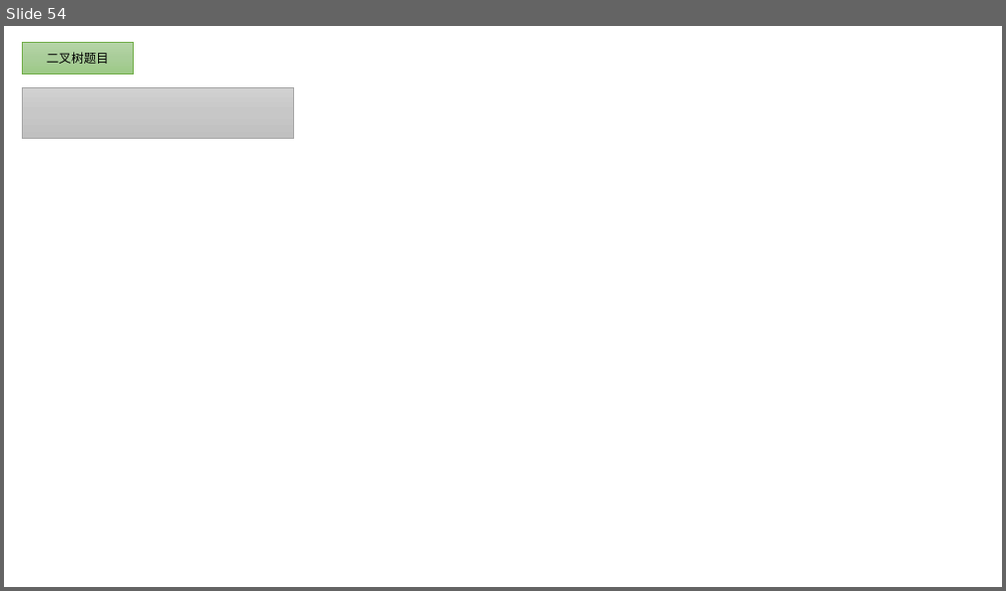
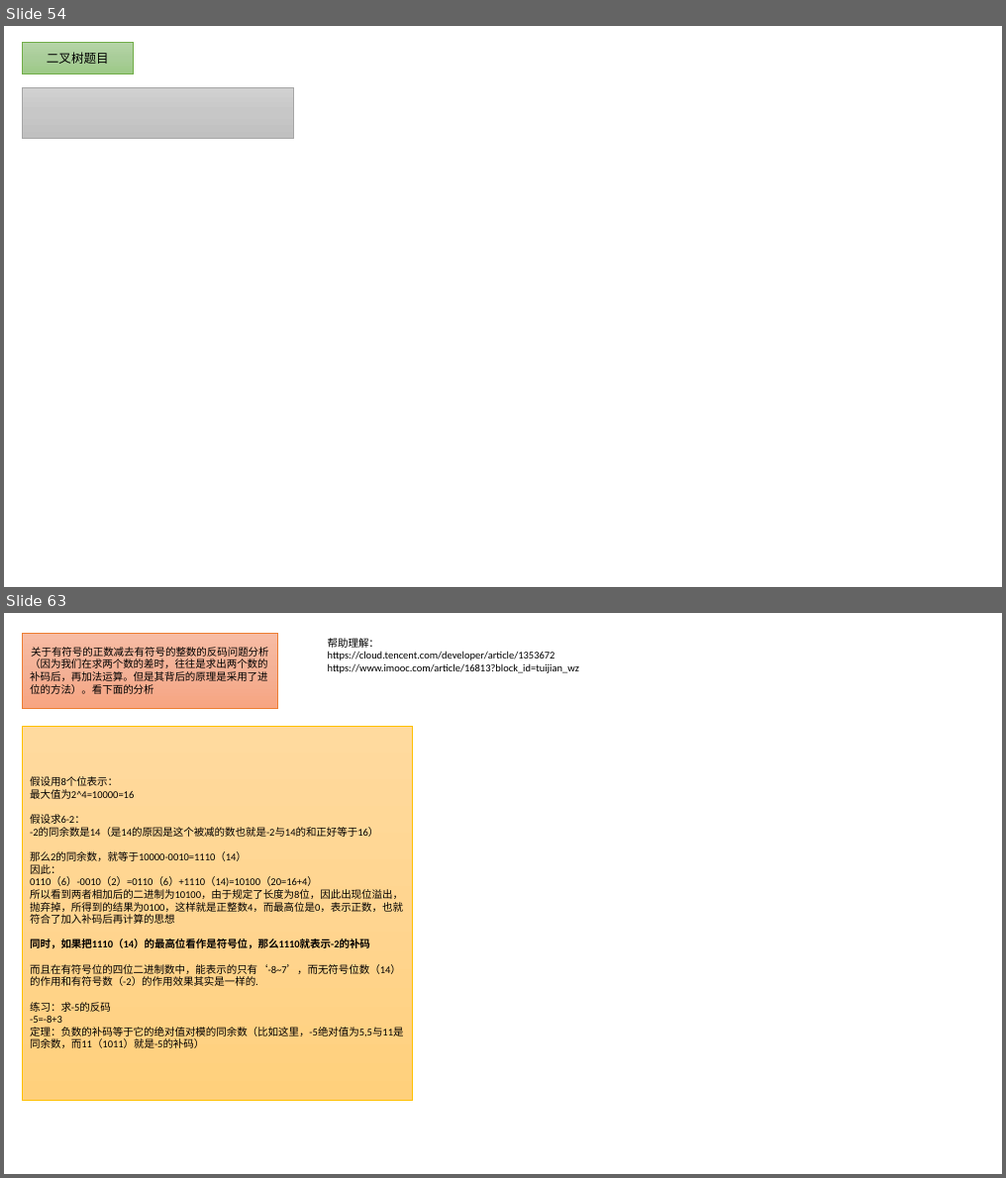
Before and after one commit to nda1992/Reading_Books_Notebook, a slide deck: images/画图PPT.pptx. Shown one above the other, each under a label of ours: slide 54 before the commit, slides 54 and 63 after it; the slides between them are not shown. The pictures are 1006x591 and 1006x1178 pixels, drawn with LibreOffice and Linux fonts; fonts in the diff are those of the drawing. Boxes give left, top, right and bottom in pixels: in the first picture for what was removed or moved away, otherwise in the second. Text is boxed around its words. In the diff, an @@ line names an element or a change of style, - is before the commit and + after.

```diff
--- a/images/画图PPT.pptx
+++ b/images/画图PPT.pptx
@@ slide 63 added at [4,613,1002,1174], background #FFFFFF @@
@@ rectangle added at [23,633,277,708], fill gradient #F7BDA5 to #F5B196 to #F8A582, outline #ED7D31 0.5 pt, 10 pt, text #000000 @@
+关于有符号的正数减去有符号的整数的反码问题分析
+（因为我们在求两个数的差时，往往是求出两个数的补码后，再加法运算。但是其背后的原理是采用了进位的方法）。看下面的分析
@@ text added at [328,638,579,673], 10 pt, text #000000 @@
+帮助理解：
+https://cloud.tencent.com/developer/article/1353672
+https://www.imooc.com/article/16813?block_id=tuijian_wz
@@ rectangle added at [23,726,413,1101], fill gradient #FFDB9E to #FFD590 to #FFD07C, outline #FFC000 0.5 pt, 10 pt, text #000000 @@
+假设用8个位表示：
+最大值为2^4=10000=16
+假设求6-2：
+-2的同余数是14（是14的原因是这个被减的数也就是-2与14的和正好等于16）
+那么2的同余数，就等于10000-0010=1110（14）
+因此：
+0110（6）-0010（2）=0110（6）+1110（14)=10100（20=16+4）
+所以看到两者相加后的二进制为10100，由于规定了长度为8位，因此出现位溢出，抛弃掉，所得到的结果为0100，这样就是正整数4，而最高位是0，表示正数，也就符合了加入补码后再计算的思想
+同时，如果把1110（14）的最高位看作是符号位，那么1110就表示-2的补码
+而且在有符号位的四位二进制数中，能表示的只有‘-8~7’，而无符号位数（14）的作用和有符号数（-2）的作用效果其实是一样的.
+练习：求-5的反码
+-5=-8+3
+定理：负数的补码等于它的绝对值对模的同余数（比如这里，-5绝对值为5,5与11是同余数，而11（1011）就是-5的补码）
```
Also in this commit, not shown: 1 slide changed, 5 other slides added, 2 slides removed, 11 other files.
